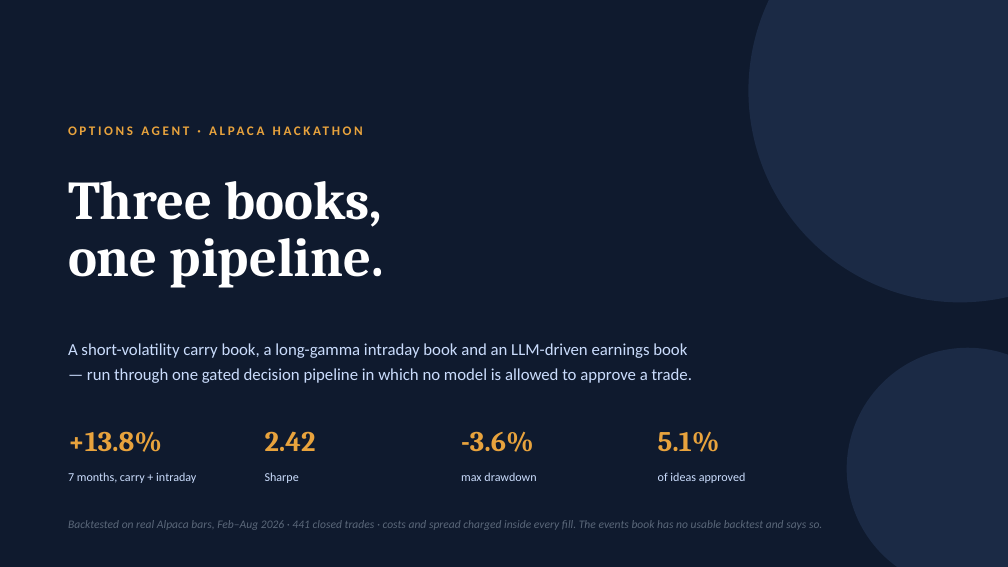
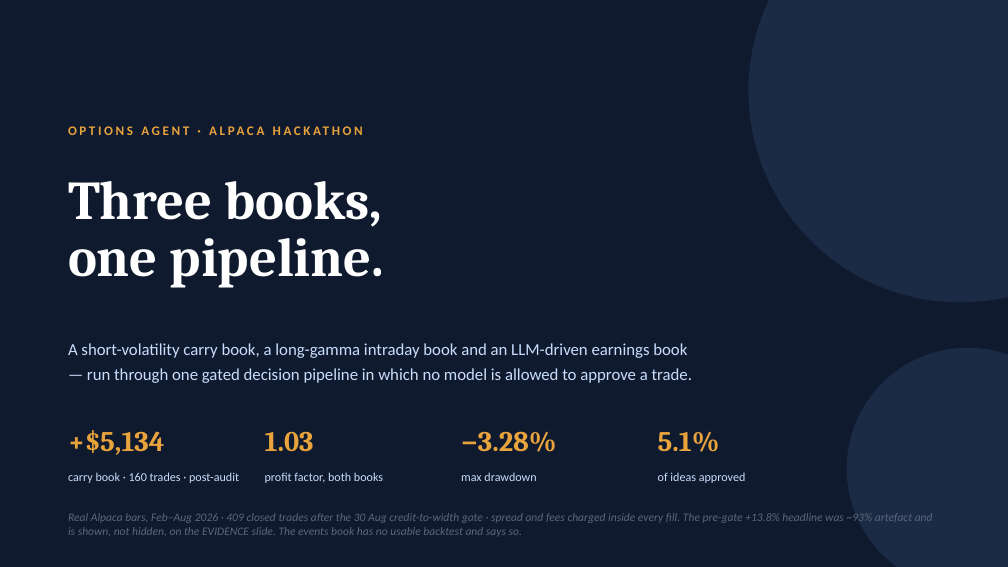
Before and after one commit to hivan04/alpaca-hackathon, a slide deck: slide 1 of docs/options-agent-strategy.pptx. Drawn at 1008x567 pixels with LibreOffice and Linux fonts; fonts in the diff are those of the drawing. Boxes give left, top, right and bottom in pixels: in the first picture for what was removed or moved away, otherwise in the second. Text is boxed around its words. In the diff, an @@ line names an element or a change of style, - is before the commit and + after.

```diff
--- a/docs/options-agent-strategy.pptx
+++ b/docs/options-agent-strategy.pptx
@@ text at (68,430,165,455): text changed @@
-+13.8%
++$5,134
@@ text at (265,431,314,452): text changed @@
-2.42
+1.03
@@ text at (461,431,557,452): text changed @@
--3.6%
+−3.28%
@@ text at (68,472,239,483): text changed @@
-7 months, carry + intraday
+carry book · 160 trades · post-audit
@@ text at (265,472,383,483): text changed @@
-Sharpe
+profit factor, both books
@@ text at (68,513,933,537): text changed @@
-Backtested on real Alpaca bars, Feb–Aug 2026 · 441 closed trades · costs and spread charged inside every fill. The events book has no usable backtest and says so.
+Real Alpaca bars, Feb–Aug 2026 · 409 closed trades after the 30 Aug credit-to-width gate · spread and fees charged inside every fill. The pre-gate +13.8% headline was ~93% artefact and is shown, not hidden, on the EVIDENCE slide. The events book has no usable backtest and says so.
```
Also in this commit, not shown: 5 other slides changed, 26 other files.
